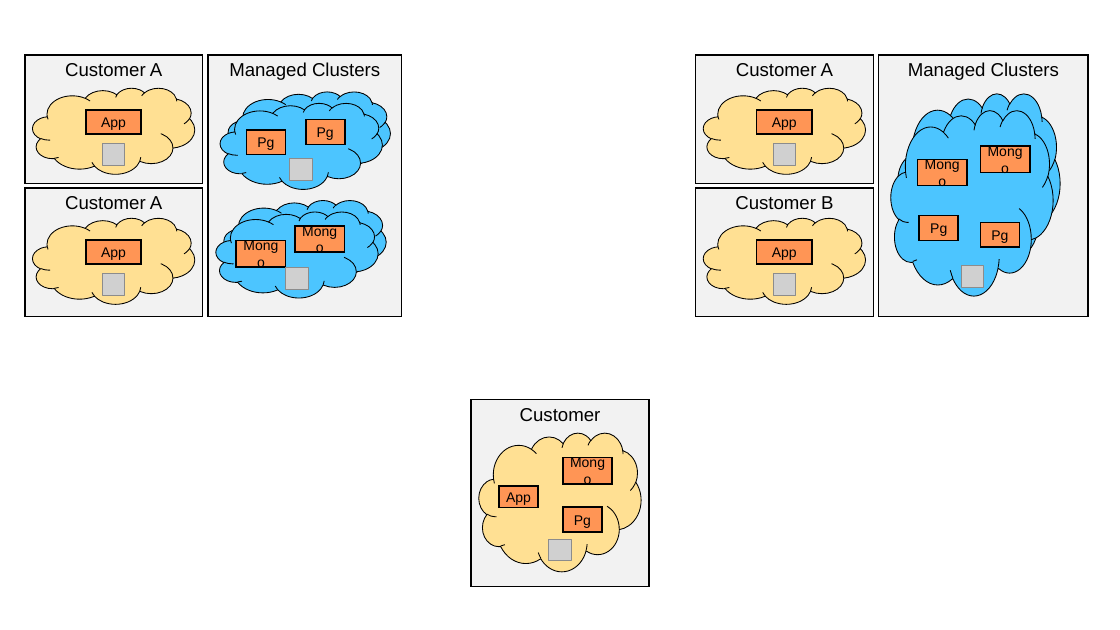
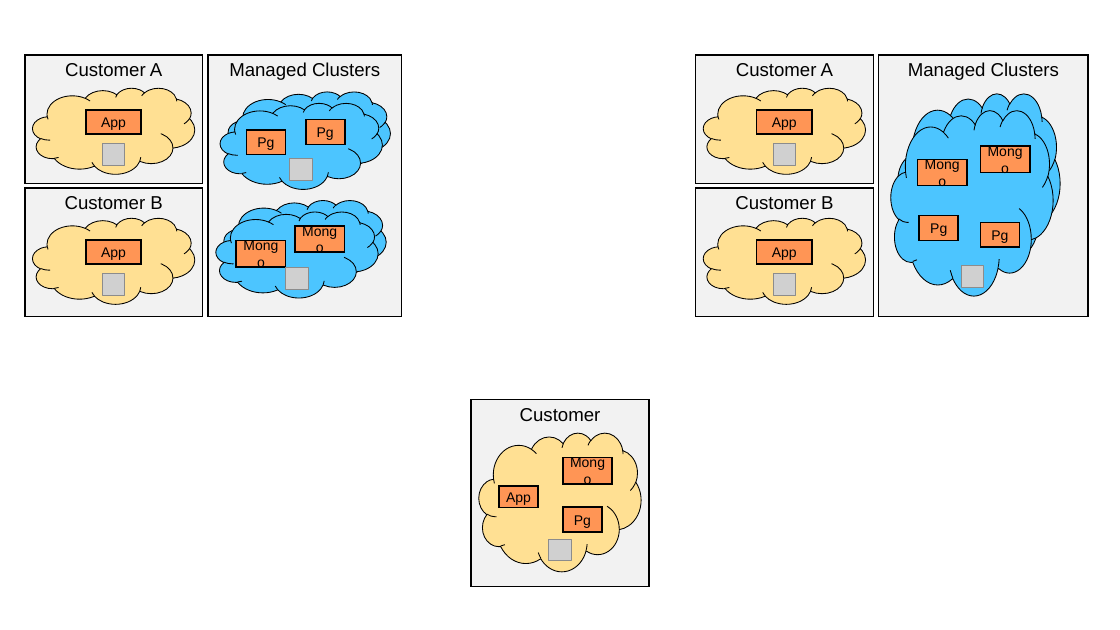
Before and after one commit to cloudfoundry/service-fabrik-broker, a slide deck: slide 25 of interoperator/docs/architecture/diagrams.pptx. Drawn at 1120x630 pixels with LibreOffice and Linux fonts; fonts in the diff are those of the drawing; grey boxes stand for pictures. Boxes give left, top, right and bottom in pixels: in the first picture for what was removed or moved away, otherwise in the second. Text is boxed around its words. In the diff, an @@ line names an element or a change of style, - is before the commit and + after.

```diff
--- a/interoperator/docs/architecture/diagrams.pptx
+++ b/interoperator/docs/architecture/diagrams.pptx
@@ text in rectangle at (65,196,162,209): text changed @@
-Customer A
+Customer B
```
Also in this commit, not shown: 1 other file.
